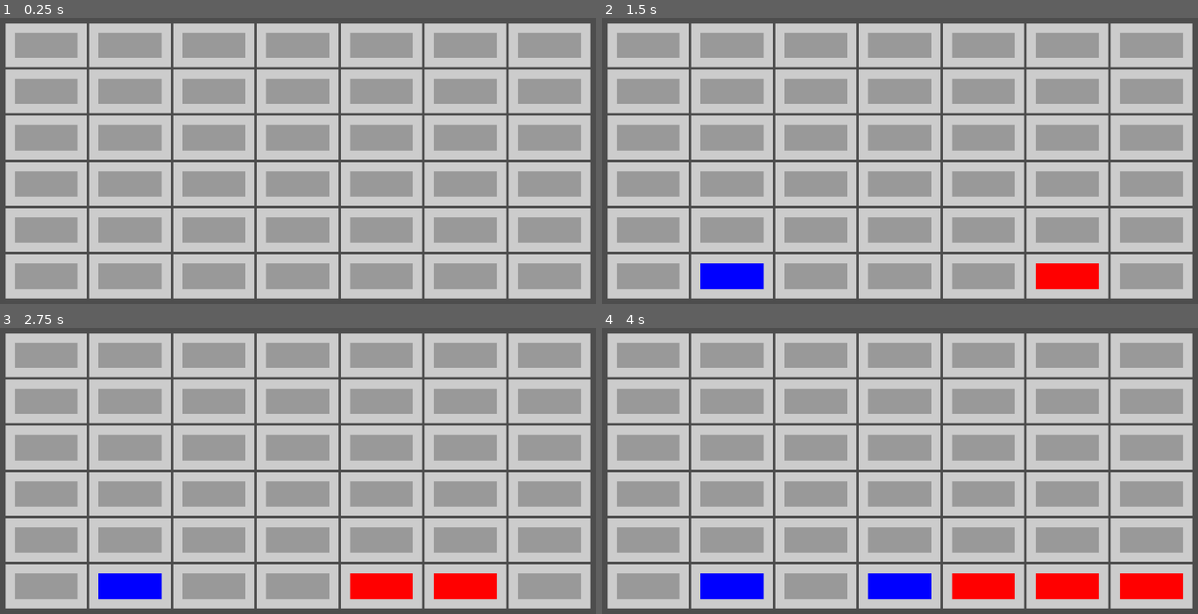
Above: before the commit, frames 1-4 (two rows, left to right).
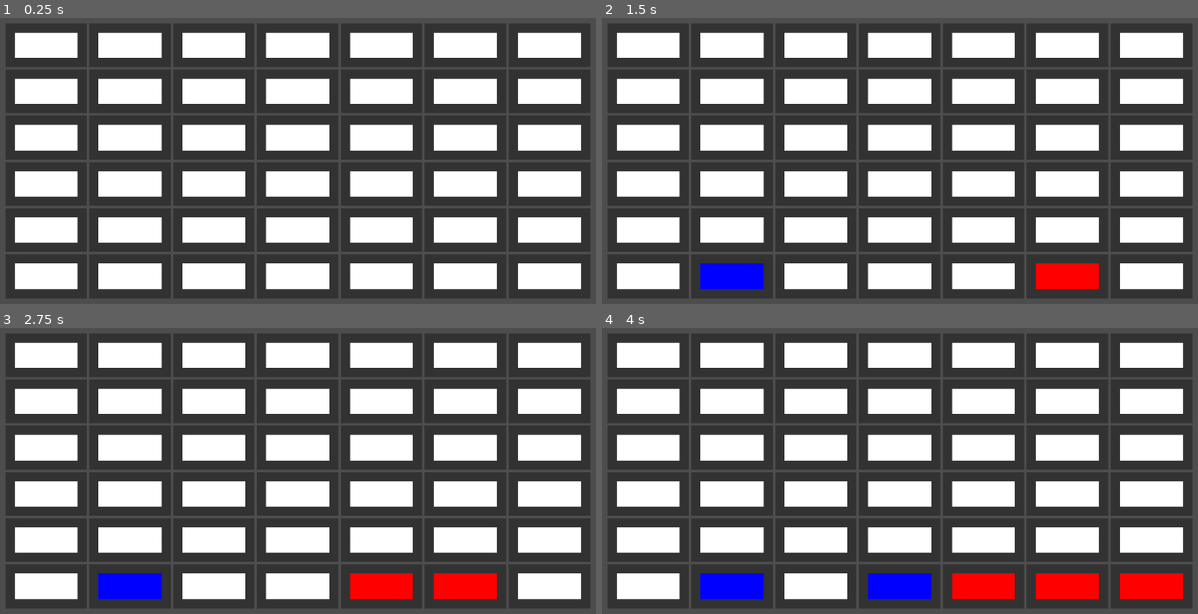
Above: after the commit, the same moments.

Repository: Shuflduf/Connect-Four
Game: Godot game, scene res://board.tscn
Same seed, same stepped clock (60 frames per second), same inputs: the game is played once before the commit and once after it.
Inputs (mouse positions are in pixels of both pictures, inside the frame that each line leads up to):
- Up to frame 1 (0.25 s): no input
- Up to frame 2 (1.5 s): tap Enter at 0.5 s; move the mouse to (1054, 140) at 0.52 s; click (1054, 140) at 0.67 s; tap Space at 1.25 s; move the mouse to (756, 181) at 1.27 s; click (756, 181) at 1.42 s
- Up to frame 3 (2.75 s): tap Enter at 2 s; move the mouse to (369, 382) at 2.02 s; click (369, 382) at 2.17 s
- Up to frame 4 (4 s): tap Space at 2.75 s; move the mouse to (864, 551) at 2.77 s; click (864, 551) at 2.92 s; tap Enter at 3.5 s; move the mouse to (1114, 531) at 3.52 s; click (1114, 531) at 3.67 s

The runs differ from the first frame. In frame 1, 89% of the frame differs, in the area x 0-100%, y 1-99%; in frame 2, 87%; in frame 3, 86%; in frame 4, 84%.

Commit message:
winstate

Diff:
--- a/board.gd
+++ b/board.gd
@@ -1,14 +1,32 @@
 extends Control
 
+signal placed(pos: Vector2i)
+
 @onready var columns: HBoxContainer = $MarginContainer/Columns
+
+var playing = true
 
 var turn = 0
 
 var player_1_col = Color.RED
 var player_2_col = Color.BLUE
 
+var default_colour = Color.WHITE
+
 # LEFT, UP, UPLEFT, DOWNLEFT
 const DIRECTIONS = [Vector2i(1, 0), Vector2i(0, 1), Vector2i(1, 1), Vector2i(1, -1)]
+
+func reset():
+	playing = true
+	turn = 0
+	var panel = columns.get_child(0).get_child(0).get_theme_stylebox("panel")
+	panel.bg_color = default_colour
+	for col in columns.get_children():
+		for cell in col.get_children():
+			cell.add_theme_stylebox_override("panel", panel)
+			cell.name = "P"
+
+
 
 func set_piece(cell_pos: Vector2i, new_colour: Color):
 	var col = columns.get_child(cell_pos.x)
@@ -26,6 +44,8 @@
 			if event is InputEventMouseButton:
 				if event.pressed:
 					if event.button_mask == MOUSE_BUTTON_MASK_LEFT:
+						if !playing:
+							return
 						if col_full(col.get_index()):
 							return
 						place_piece(col.get_index()))
@@ -79,51 +99,12 @@
 		if !piece_is_placed(cell) or i > cells.size() - 1:
 			var piece_col = player_1_col if turn == 0 else player_2_col
 			set_piece(Vector2i(index, i), piece_col)
-			check_win(Vector2(index, i))
+			placed.emit(Vector2i(index, i))
+			#check_win(Vector2(index, i))
 			break
 
 	turn += 1
 	turn %= 2
-
-
-func check_win(input: Vector2i) -> bool:
-	#var player = get_player(get_panel(input))
-	#var first_piece = input
-
-
-
-	for dir in DIRECTIONS:
-		var first_piece = get_start(input, dir)
-
-		#var won = true
-		if four_in_row(first_piece, dir):
-			print("WIN !!")
-			break
-
-	return false
-
-func get_start(input: Vector2i, dir: Vector2i) -> Vector2i:
-	var player = get_player(get_panel(input))
-	var first = input
-	while !out_of_bounds(first - dir):
-		if get_player(get_panel(first - dir)) != player:
-			break
-		first -= dir
-
-	return first
-
-
-func four_in_row(start: Vector2i, dir: Vector2i) -> bool:
-	var player = get_player(get_panel(start))
-	for i in 4:
-		var new_pos = start
-		new_pos += dir * i
-		if out_of_bounds(new_pos):
-			return false
-		if get_player(get_panel(new_pos)) != player:
-			return false
-	return true
-
 
 func out_of_bounds(pos: Vector2i) -> bool:
 	if columns.get_child_count() < pos.x + 1\
--- a/board.tscn
+++ b/board.tscn
@@ -1,12 +1,15 @@
-[gd_scene load_steps=3 format=3 uid="uid://bp5d00xsoolw1"]
+[gd_scene load_steps=4 format=3 uid="uid://bp5d00xsoolw1"]
 
 [ext_resource type="Script" path="res://board.gd" id="1_c6eri"]
+[ext_resource type="Script" path="res://win_detect.gd" id="2_r4303"]
 
 [sub_resource type="StyleBoxFlat" id="StyleBoxFlat_b54j4"]
+bg_color = Color(1, 1, 1, 1)
 border_width_left = 15
 border_width_top = 15
 border_width_right = 15
 border_width_bottom = 15
+border_color = Color(0.194349, 0.194349, 0.194349, 1)
 
 [node name="Control" type="Control"]
 layout_mode = 3
@@ -354,3 +357,6 @@
 size_flags_vertical = 3
 mouse_filter = 1
 theme_override_styles/panel = SubResource("StyleBoxFlat_b54j4")
+
+[node name="WinDetect" type="Node" parent="."]
+script = ExtResource("2_r4303")
--- /dev/null
+++ b/win_detect.gd
@@ -0,0 +1,50 @@
+class_name WinDetect
+extends Node
+
+var parent: Node:
+	get:
+		return get_parent()
+
+
+func _ready() -> void:
+	parent.placed.connect(check_win)
+
+
+func check_win(input: Vector2i) -> bool:
+	for dir in parent.DIRECTIONS:
+		var first_piece = get_start(input, dir)
+
+
+		if four_in_row(first_piece, dir):
+			print("WIN !!")
+			parent.playing = false
+			await get_tree().create_timer(0.5).timeout
+			parent.reset()
+
+
+
+			break
+
+	return false
+
+func get_start(input: Vector2i, dir: Vector2i) -> Vector2i:
+	var player = parent.get_player(parent.get_panel(input))
+	var first = input
+	while !parent.out_of_bounds(first - dir):
+		if parent.get_player(parent.get_panel(first - dir)) != player:
+			break
+		first -= dir
+
+	return first
+
+
+func four_in_row(start: Vector2i, dir: Vector2i) -> bool:
+	var player = parent.get_player(parent.get_panel(start))
+	for i in 4:
+		var new_pos = start
+		new_pos += dir * i
+		if parent.out_of_bounds(new_pos):
+			return false
+		if parent.get_player(parent.get_panel(new_pos)) != player:
+			return false
+	return true
